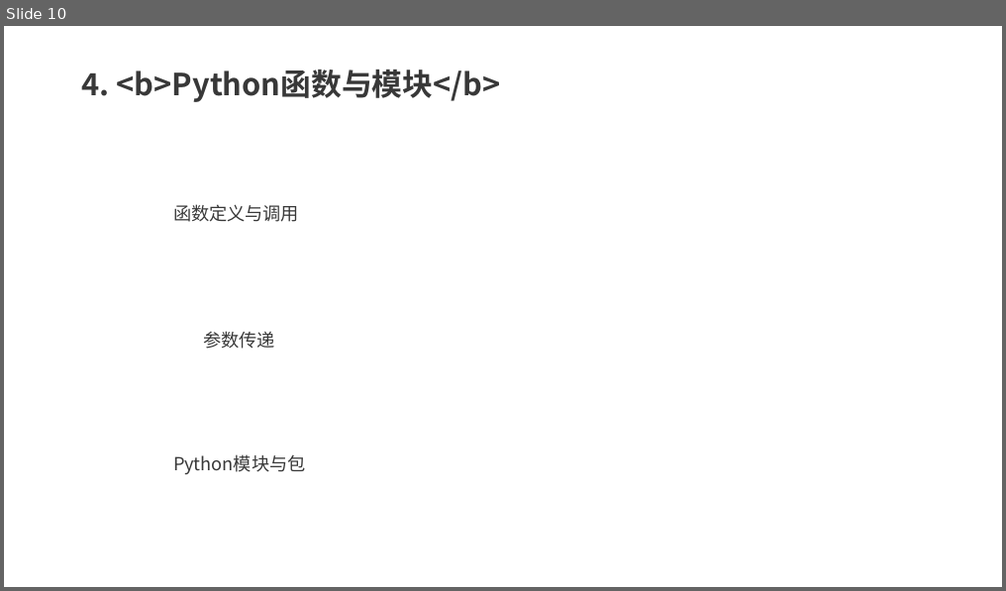
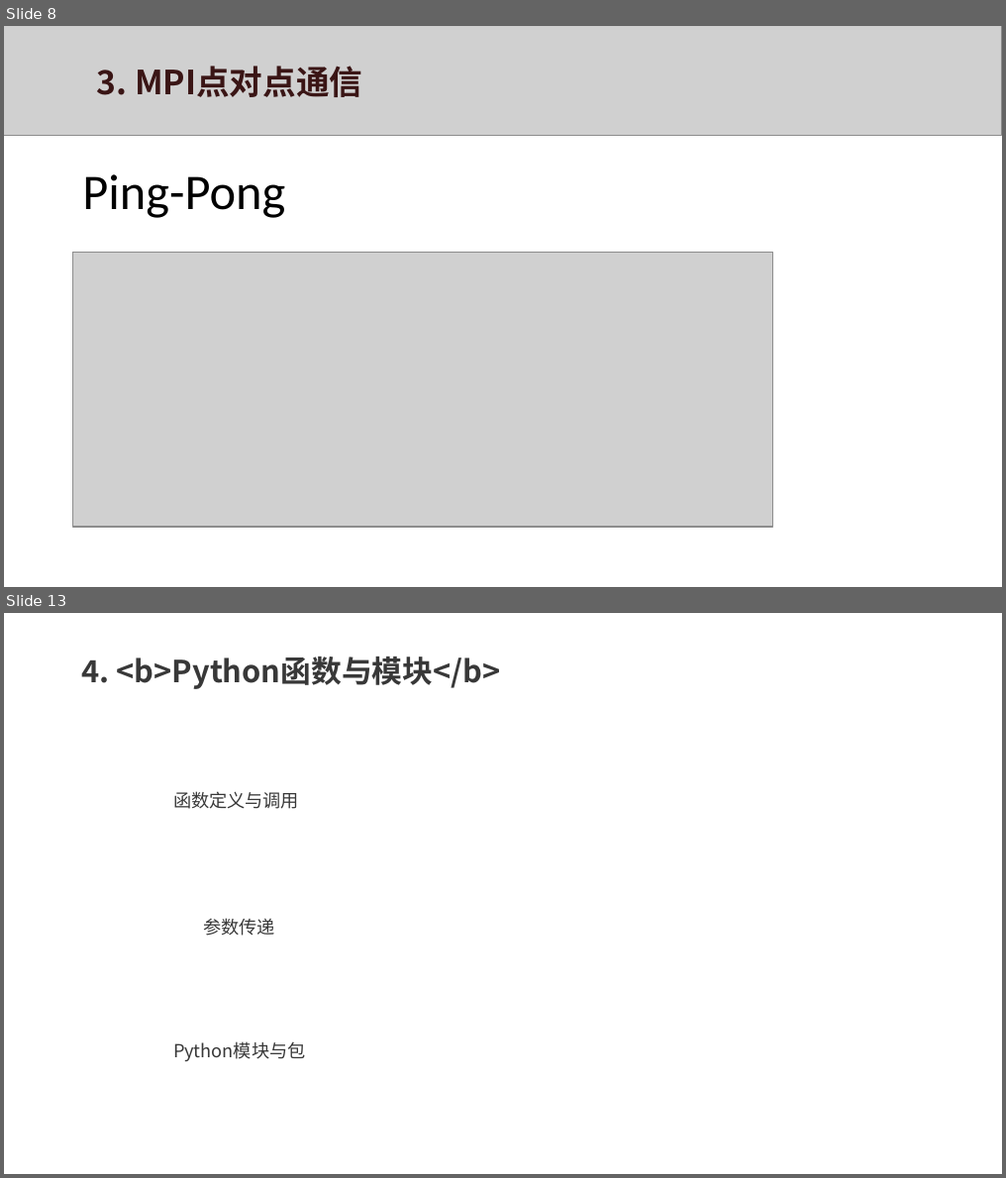
Before and after one commit to xws117/Bilibili-tutorial, a slide deck: MPI.pptx. Shown one above the other, each under a label of ours: slide 10 before the commit, slides 8 and 13 after it; the slides between them are not shown. The pictures are 1006x591 and 1006x1178 pixels, drawn with LibreOffice and Linux fonts; fonts in the diff are those of the drawing; grey boxes stand for pictures; background and template pictures are left out. Boxes give left, top, right and bottom in pixels: in the first picture for what was removed or moved away, otherwise in the second. Text is boxed around its words. In the diff, an @@ line names an element or a change of style, - is before the commit and + after.

```diff
--- a/MPI.pptx
+++ b/MPI.pptx
@@ slide 8 added at [4,26,1002,587], background #FFFFFF @@
@@ picture added at [4,26,1002,135] @@
@@ text added at [97,66,362,97], 24 pt, text #3A1515, bold @@
+3. MPI点对点通信
@@ text added at [82,174,285,218], 36 pt, text #000000 @@
+Ping-Pong
@@ picture added at [73,253,772,527] @@
@@ what was slide 10 is now slide 13 @@
```
Also in this commit, not shown: 2 slides changed, 2 other slides added, 5 other files.
